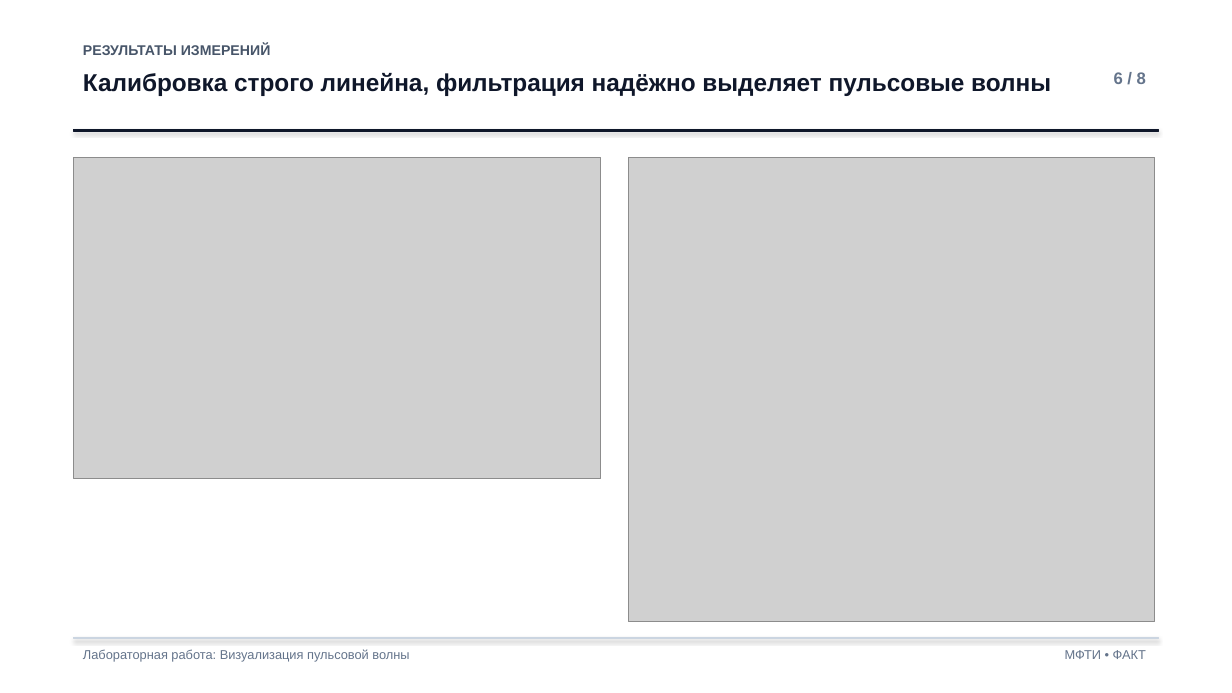
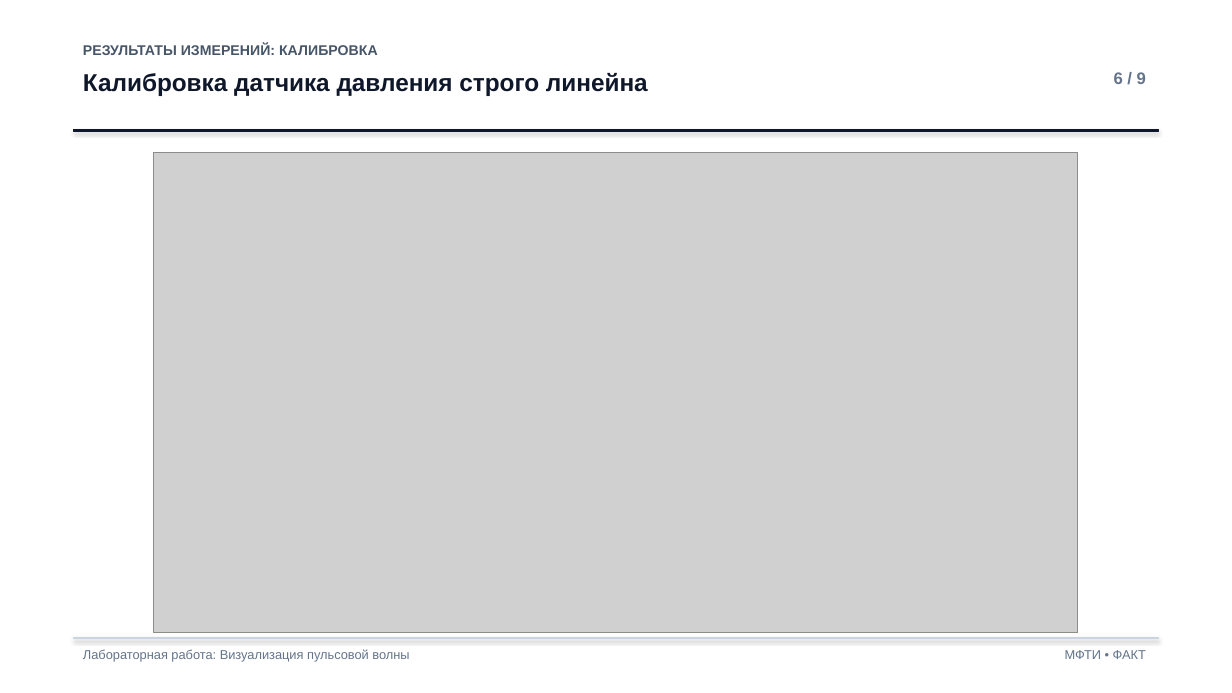
Before and after one commit to feliksnuergaliev/bloodlab, a slide deck: slide 6 of blood/report/presentation.pptx. Drawn at 1232x693 pixels with LibreOffice and Linux fonts; fonts in the diff are those of the drawing; grey boxes stand for pictures. Boxes give left, top, right and bottom in pixels: in the first picture for what was removed or moved away, otherwise in the second. Text is boxed around its words. In the diff, an @@ line names an element or a change of style, - is before the commit and + after.

```diff
--- a/blood/report/presentation.pptx
+++ b/blood/report/presentation.pptx
@@ text at <box>83,44,378,55</box>: text changed @@
-РЕЗУЛЬТАТЫ ИЗМЕРЕНИЙ
+РЕЗУЛЬТАТЫ ИЗМЕРЕНИЙ: КАЛИБРОВКА
@@ text at <box>83,73,648,96</box>: text changed @@
-Калибровка строго линейна, фильтрация надёжно выделяет пульсовые волны
+Калибровка датчика давления строго линейна
@@ picture: place and size @@
-picture at <box>74,157,601,479</box>
+picture at <box>154,152,1079,633</box>
@@ picture removed at <box>628,157,1155,622</box> @@
```
Also in this commit, not shown: 7 other slides changed, 1 slide added, 1 other file.
